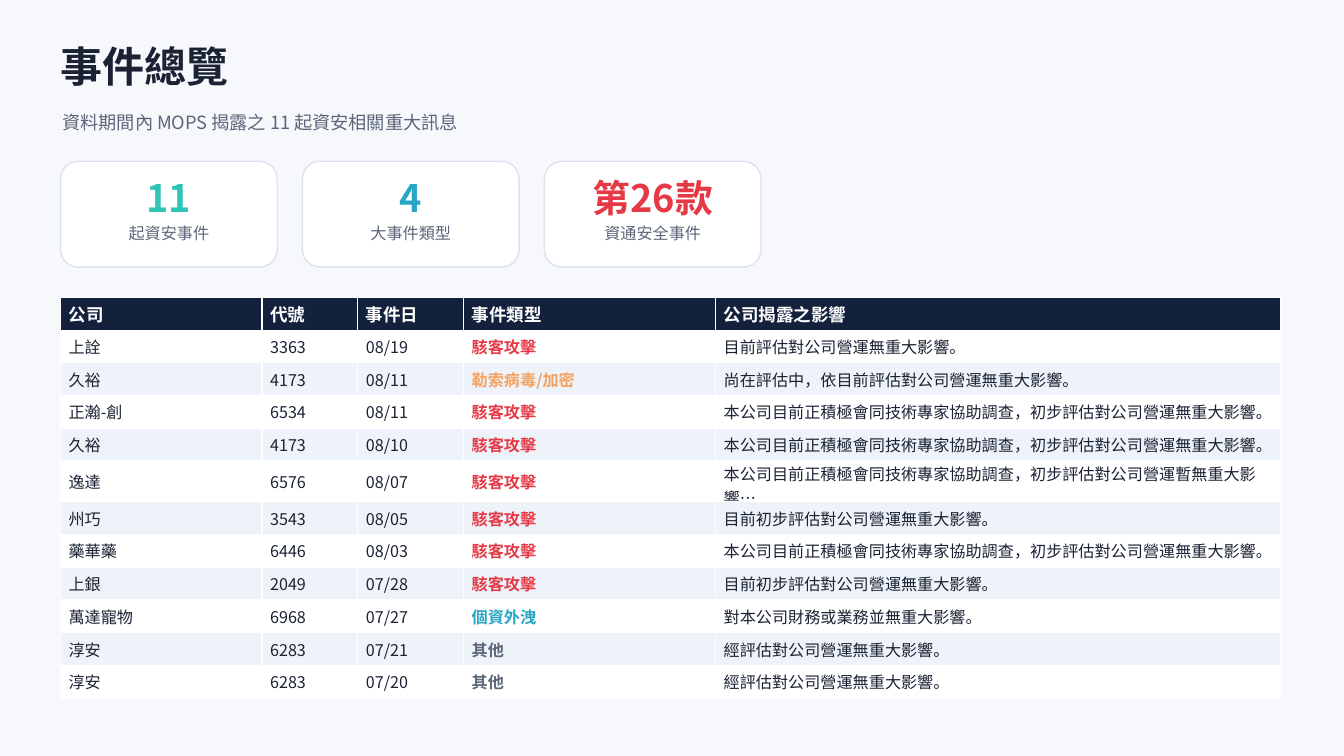
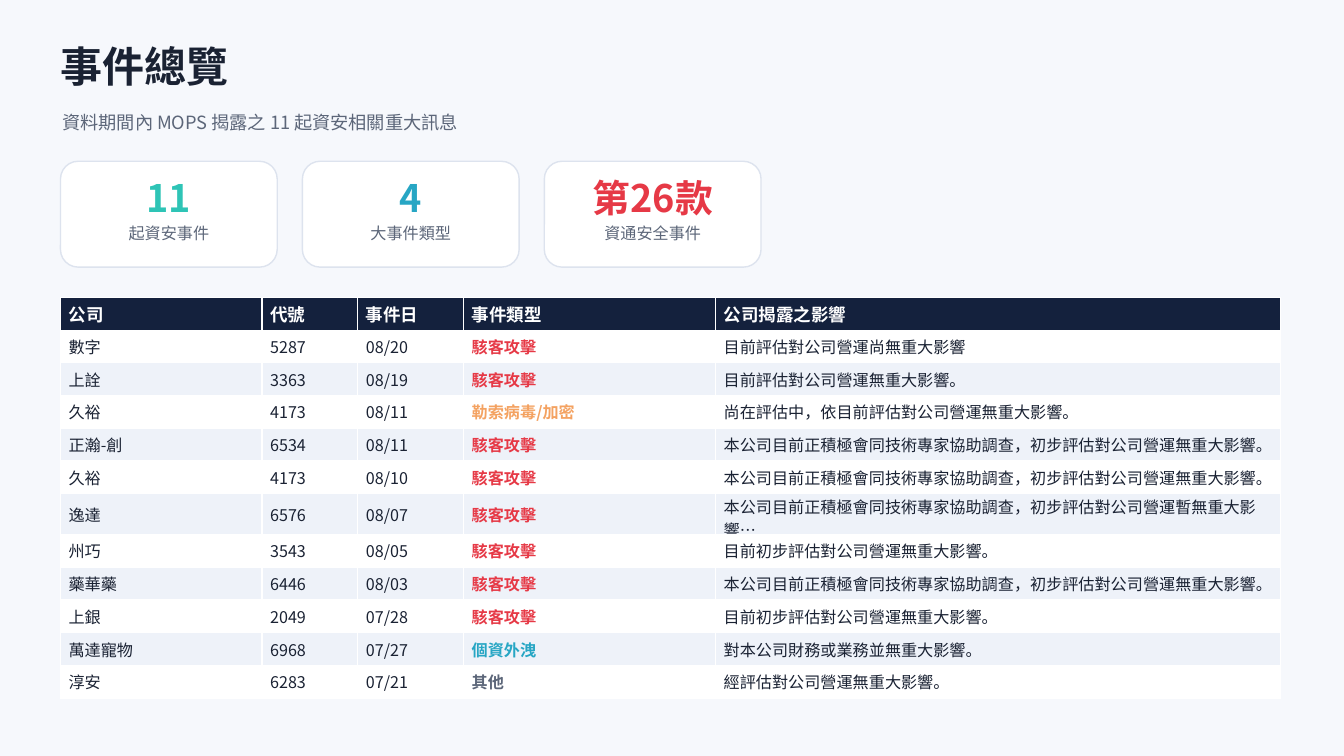
Before and after one commit to Johnnylin77/mops-isec-monitor, a slide deck: slide 2 of 資安事件因應分析.pptx. Drawn at 1344x756 pixels with LibreOffice and Linux fonts; fonts in the diff are those of the drawing. Boxes give left, top, right and bottom in pixels: in the first picture for what was removed or moved away, otherwise in the second. Text is boxed around its words. In the diff, an @@ line names an element or a change of style, - is before the commit and + after.

```diff
--- a/資安事件因應分析.pptx
+++ b/資安事件因應分析.pptx
@@ table at box(60, 297, 1280, 695) @@
+row 2: 數字 | 5287 | 08/20 | 駭客攻擊 | 目前評估對公司營運尚無重大影響
-row 12: 淳安 | 6283 | 07/20 | 其他 | 經評估對公司營運無重大影響。
```
Also in this commit, not shown: 6 other slides changed, 2 other files.
